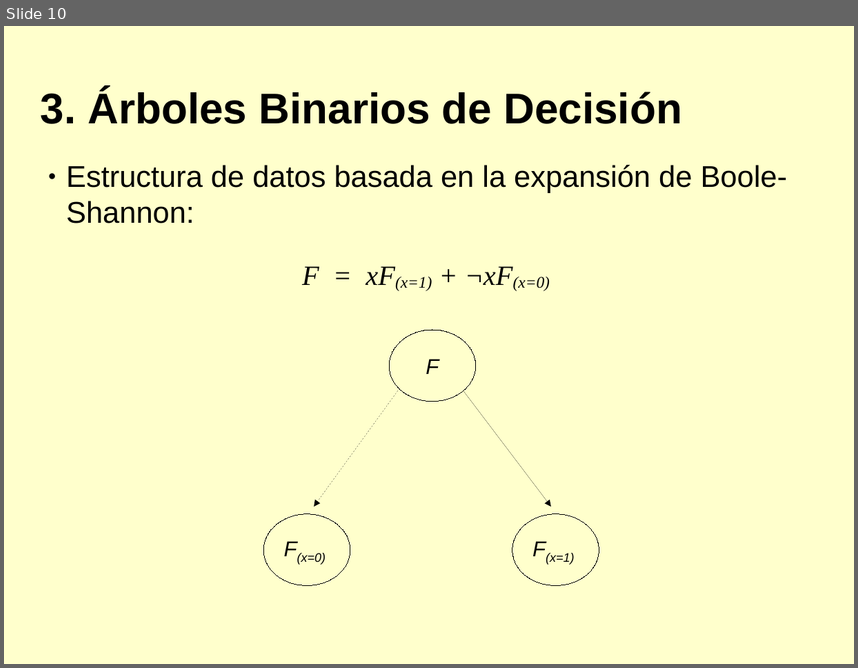
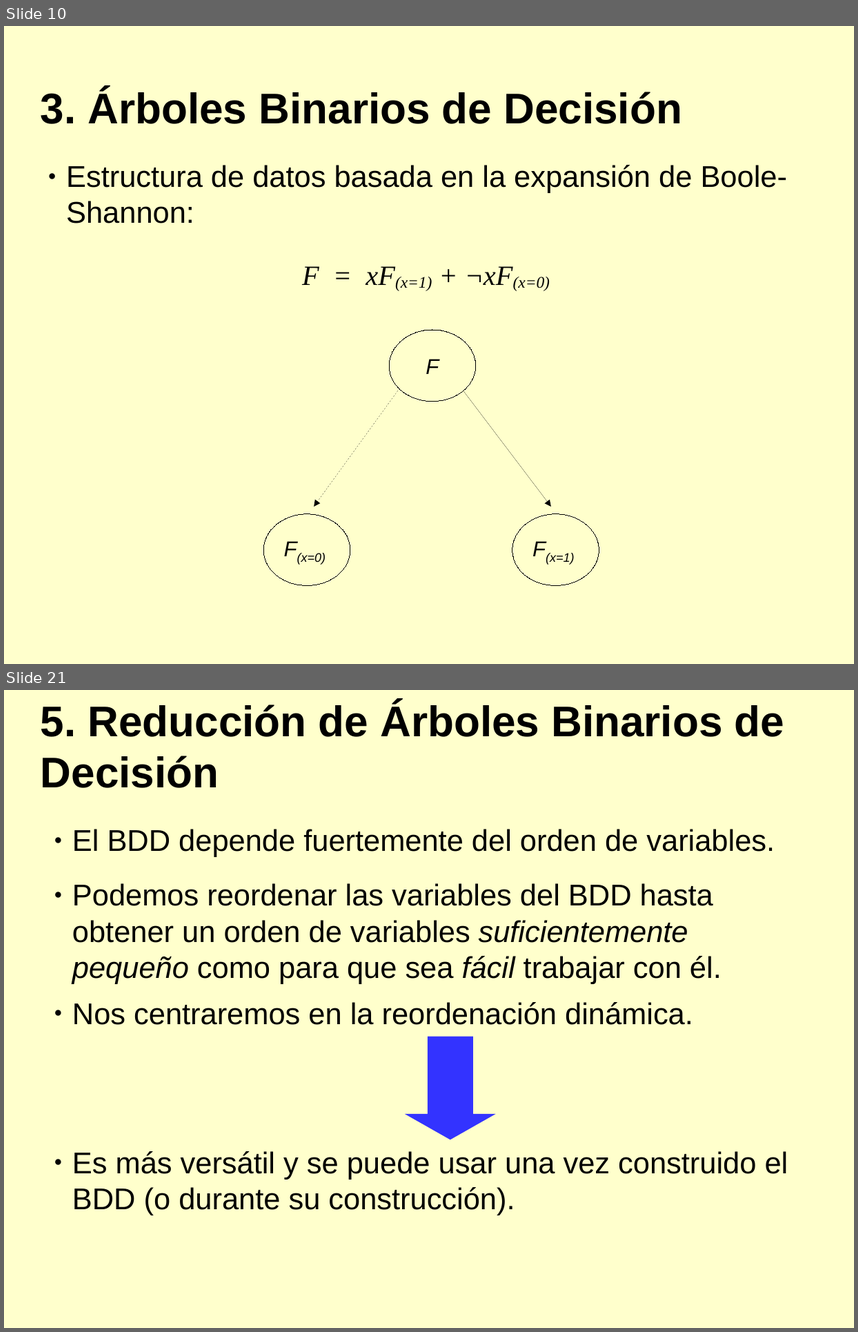
Before and after one commit to diegojromerolopez/djbdd, a slide deck: doc/presentacion.odp. Shown one above the other, each under a label of ours: slide 10 before the commit, slides 10 and 21 after it; the slides between them are not shown. The pictures are 858x668 and 858x1332 pixels, drawn with LibreOffice and Linux fonts; fonts in the diff are those of the drawing. Boxes give left, top, right and bottom in pixels: in the first picture for what was removed or moved away, otherwise in the second. Text is boxed around its words. In the diff, an @@ line names an element or a change of style, - is before the commit and + after.

```diff
--- a/doc/presentacion.odp
+++ b/doc/presentacion.odp
@@ slide 21 added at [4,690,854,1328], background #FFFFCC @@
@@ text added at [41,702,784,788], 40 pt, text #000000, bold @@
+5. Reducción de Árboles Binarios de Decisión
@@ text added at [72,829,775,857], 28 pt, text #000000 @@
+● El BDD depende fuertemente del orden de variables.
@@ text added at [72,883,722,984], 28 pt, text #000000 @@
+● Podemos reordenar las variables del BDD hasta obtener un orden de variables suficientemente pequeño como para que sea fácil trabajar con él.
@@ text added at [72,1002,693,1025], 28 pt, text #000000 @@
+● Nos centraremos en la reordenación dinámica.
@@ down arrow added at [405,1036,496,1140], fill #3333FF @@
@@ text added at [72,1151,789,1215], 28 pt, text #000000 @@
+● Es más versátil y se puede usar una vez construido el BDD (o durante su construcción).
```
Also in this commit, not shown: 1 slide changed, 14 other slides added, 3 other files.
